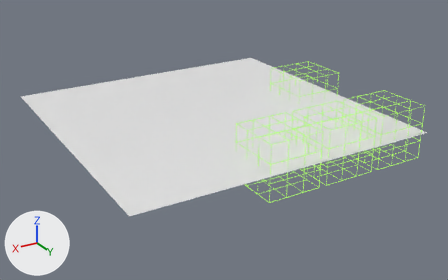
A saved change to the Blender file assets/scenes/level_select.blend.
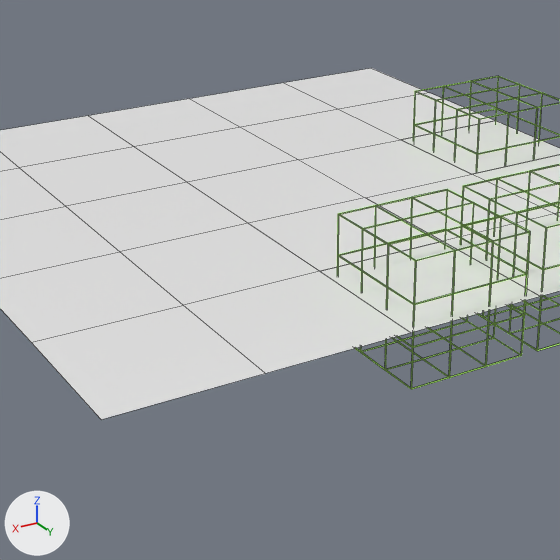
Each version is shown whole from a 50 mm lens placed at (9.65, 17.09, 7.43), pointed at (-0.26, 0.57, -0.83), then close up on the part from 19% to 75% of the width and 10% to 100% of the height. Lighting does not change. The marker at lower left points along +X, +Y and +Z. The close-ups show mesh edges as thin lines.

Before the edit, the objects in view are built like this:
```python
me_cube = bpy.data.meshes.new('Cube')
me_cube.from_pydata(...)  # 328 vertices, 432 faces; spans x -1.01..1.01, y -1.01..1.01, z -1.01..1.01
me_cube.materials.append(mat_material)  # green #b4ff62
me_plane = bpy.data.meshes.new('Plane')
me_plane.from_pydata(...)  # 53 vertices, 25 faces, 1 loose edge; spans x -5.0..5.0, y -5.0..5.0, z 0.0
me_plane.materials.append(mat_vtx_color)  # its picture is missing
# before: 2 (5.0, 5.0, 0.0) at pixel (101, 419), 7 (3.0, 5.0, 0.0) at pixel (265, 373), 13 (5.0, 2.9, 0.0) at pixel (31, 342), 16 (1.0, 2.9, 0.0) at pixel (319, 271), 17 (3.0, 2.9, 0.0) at pixel (183, 305)
# before: 37 (1.0, 0.93, 0.0) at pixel (248, 223), 40 (3.0, 0.93, 0.0) at pixel (119, 251), 47 (1.0, 5.0, 0.0) at pixel (410, 332)
ob_gen_parts = bpy.data.objects.new('gen_parts', me_cube)
ob_gen_parts.location = (-2.0, 4.0, 0.0)
ob_gen_parts.scale = (0.868, 0.868, 0.868)
ob_intro = bpy.data.objects.new('intro', me_cube)
ob_intro.location = (-4.0, 0.0, 0.0)
ob_intro.scale = (0.868, 0.868, 0.868)
ob_plane = bpy.data.objects.new('Plane', me_plane)
ob_plane.location = (0.0, 0.0, 0.0)
# also in view: 'repair_generator' at (0.0, 4.0, 0.0)
```
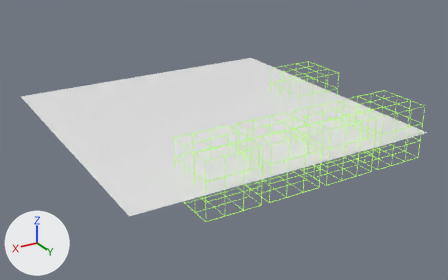
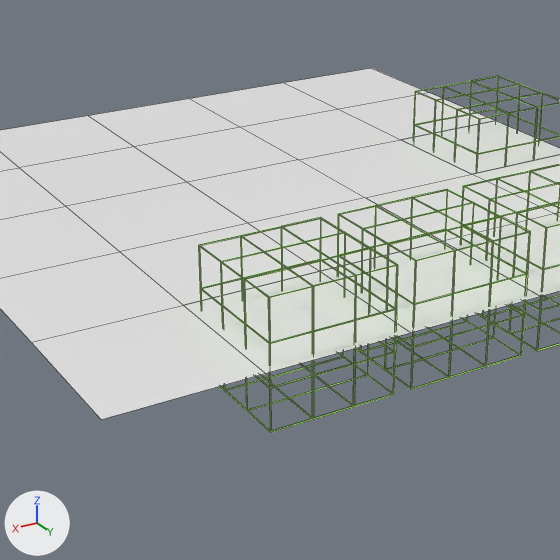
Where the change shows, as pixel boxes [x1, y1, x2, y2] in the close-ups (560 x 560 px; the box of a moved part takes in the faces that stretch with it):
'health_juice', added (green): after [198, 218, 398, 432]
part 1 of me_plane, moved or reshaped: [31, 223, 410, 419] in both

The change, as a list of edits to the scene's bpy script:
```text
Change me_plane:
    where me_plane.from_pydata(...)  # 53 vertices, 25 faces, 1 loose edge; spans x -5.0..5.0, y -5.0..5.0, z 0.0
    used by ob_plane; location = (0.0, 0.0, 0.0)
    verts and faces of me_plane; kept vertices keep their numbers, new ones are numbered from 53
    me_plane part 1
    add delete_faces([(7, 47, 16, 17), (2, 7, 17, 13), (16, 37, 40, 17)])
    add verts[53] = (3.0, 2.9, 0.0)  # pixel (183, 305)
    add verts[54] = (3.0, 5.0, 0.0)  # pixel (265, 373)
    add verts[55] = (1.0, 2.9, 0.0)  # pixel (319, 271)
    add faces += [(7, 47, 16, 53), (2, 54, 17, 13), (17, 55, 37, 40)]
Add ob_health_juice:
    ob_health_juice = bpy.data.objects.new('health_juice', me_cube)
    ob_health_juice.location = (2.0, 4.0, 0.0)
    ob_health_juice.scale = (0.868, 0.868, 0.868)
```
